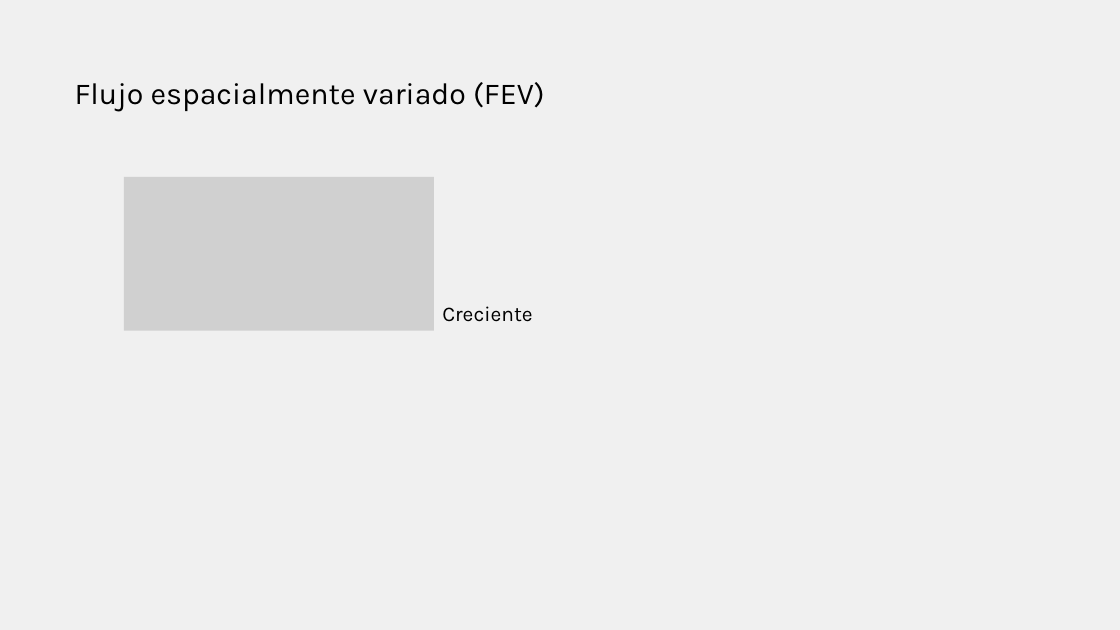
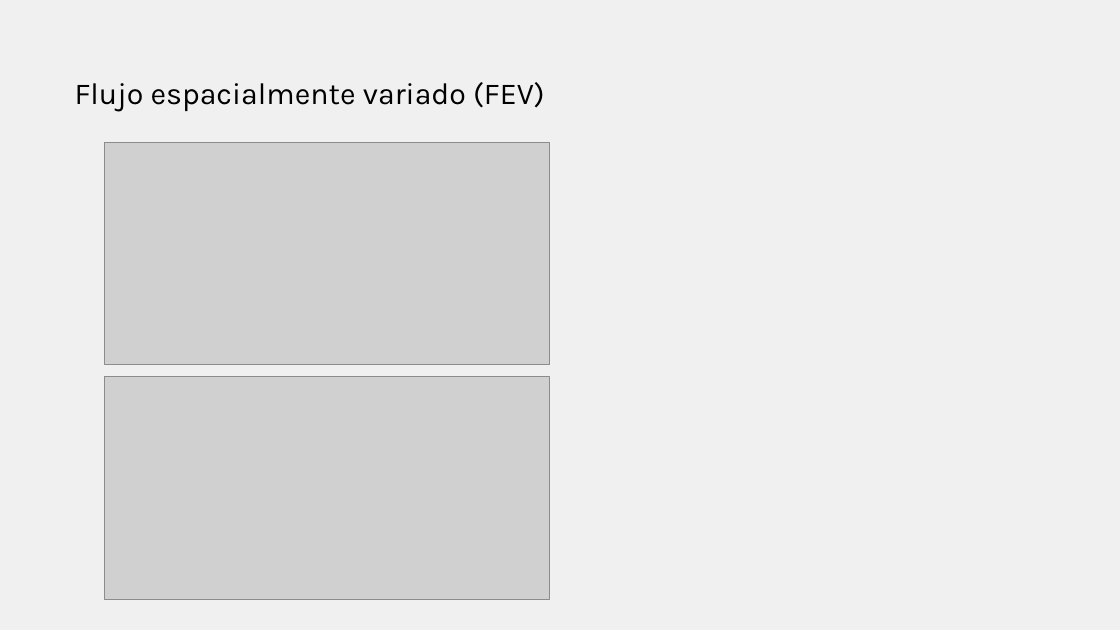
Before and after one commit to juanrodace/J.HRAS, a slide deck: slide 8 of Section01/VariedFlow/HRAS.S1.VF.pptx. Drawn at 1120x630 pixels with LibreOffice and Linux fonts; fonts in the diff are those of the drawing; grey boxes stand for pictures. Boxes give left, top, right and bottom in pixels: in the first picture for what was removed or moved away, otherwise in the second. Text is boxed around its words. In the diff, an @@ line names an element or a change of style, - is before the commit and + after.

```diff
--- a/Section01/VariedFlow/HRAS.S1.VF.pptx
+++ b/Section01/VariedFlow/HRAS.S1.VF.pptx
@@ picture added at [104, 142, 549, 365] @@
@@ picture removed at [124, 177, 434, 331] @@
@@ text removed at [442, 306, 532, 322] @@
-Creciente
@@ picture added at [104, 376, 549, 599] @@
```
Also in this commit, not shown: 2 other slides changed, 2 slides added, 6 other files.
